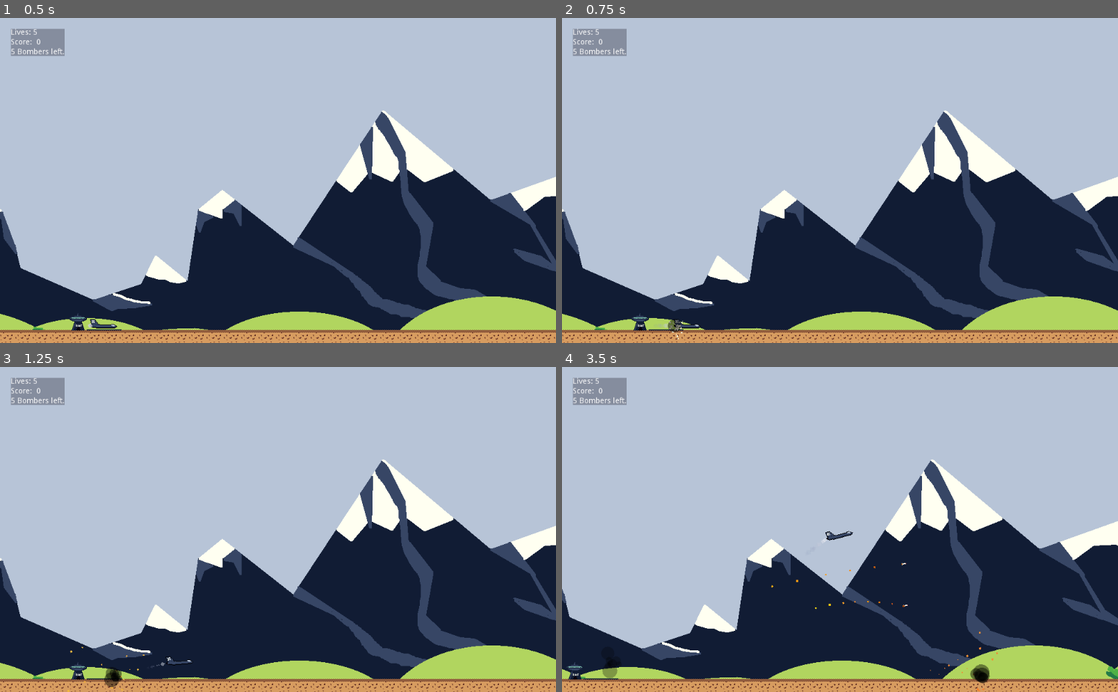
Above: before the commit, frames 1-4 (two rows, left to right).
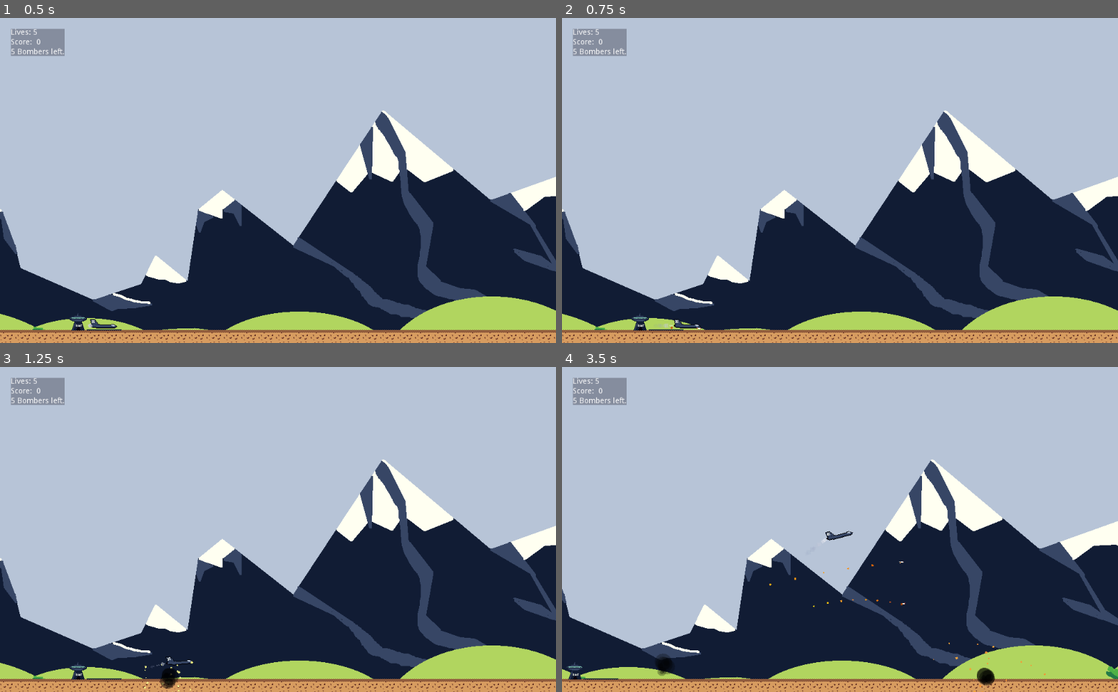
Above: after the commit, the same moments.

Repository: timbo-nz/jj2035
Game: Godot game, scene res://scenes/levels/Level2.tscn
Same seed, same stepped clock (60 frames per second), same inputs: the game is played once before the commit and once after it. This scene is started directly instead of the project's main scene.
Inputs:
- Up to frame 1 (0.5 s): no input
- Up to frame 2 (0.75 s): tap Enter at 0.5 s; hold D (right) from 0.53 s (still down); tap Space (shoot) at 0.6 s
- Up to frame 3 (1.25 s): keep holding D (right); tap W (up) at 0.77 s
- Up to frame 4 (3.5 s): tap Space (shoot) at 1.35, 2.1, 2.85 s; tap W (up) at 1.52, 3.02 s; release D (right) at 2.03 s; hold A (left) 2.03-2.78 s; hold D (right) from 2.78 s (still down)

Frame 1 is identical in both runs. In frame 2, less than 0.1% of the frame differs, in the area x 19-25%, y 92-99%; in frame 3, 0.3%; in frame 4, 0.6%, in the area x 7-87%, y 59-100%.

Commit message:
add sfx to bombs, missiles, fix tank death state checking

Diff:
--- a/scenes/enemies/Bomber.tscn
+++ b/scenes/enemies/Bomber.tscn
@@ -46,7 +46,6 @@
 
 [node name="shotTimer" type="Timer" parent="."]
 wait_time = 5.0
-autostart = true
 
 [node name="AudioStreamPlayer2D" type="AudioStreamPlayer2D" parent="."]
 stream = ExtResource( 10 )
--- a/scenes/enemies/Enemy_Jet.tscn
+++ b/scenes/enemies/Enemy_Jet.tscn
@@ -50,7 +50,6 @@
 
 [node name="shotTimer" type="Timer" parent="."]
 wait_time = 2.0
-autostart = true
 
 [node name="Engine" type="AudioStreamPlayer2D" parent="."]
 stream = ExtResource( 4 )
--- a/scenes/enemies/enemyTank.tscn
+++ b/scenes/enemies/enemyTank.tscn
@@ -24,6 +24,7 @@
 [node name="AnimatedSprite" type="AnimatedSprite" parent="."]
 scale = Vector2( 2, 2 )
 frames = SubResource( 1 )
+frame = 1
 playing = true
 
 [node name="smokeParticlesPos" parent="AnimatedSprite" instance=ExtResource( 5 )]
@@ -46,6 +47,5 @@
 [node name="Explosion" type="AudioStreamPlayer2D" parent="."]
 stream = ExtResource( 7 )
 volume_db = -12.0
-autoplay = true
 max_distance = 500.0
 [connection signal="timeout" from="shotTimer" to="." method="_on_shotTimer_timeout"]
--- a/scenes/levels/Level3.tscn
+++ b/scenes/levels/Level3.tscn
@@ -6,8 +6,6 @@
 [ext_resource path="res://scenes/TileMap.tscn" type="PackedScene" id=4]
 [ext_resource path="res://scenes/Base.tscn" type="PackedScene" id=5]
 [ext_resource path="res://scenes/enemies/eWalker.tscn" type="PackedScene" id=6]
-
-
 
 [node name="Level3" type="Node"]
 script = ExtResource( 1 )
--- a/scenes/projectiles/pBomb.tscn
+++ b/scenes/projectiles/pBomb.tscn
@@ -1,7 +1,8 @@
-[gd_scene load_steps=3 format=2]
+[gd_scene load_steps=4 format=2]
 
 [ext_resource path="res://scripts/pBomb.gd" type="Script" id=1]
 [ext_resource path="res://sprites/projectiles/projectile_3.png" type="Texture" id=2]
+[ext_resource path="res://sfx/Howitzer,M101,C3,105 mm,Distant,Right Side,Shot,Explode,Crack,Sweetener.wav" type="AudioStream" id=3]
 
 [node name="Bomb" type="RigidBody2D"]
 collision_layer = 2
@@ -15,4 +16,8 @@
 
 [node name="Sprite" type="Sprite" parent="."]
 texture = ExtResource( 2 )
+
+[node name="Explosion" type="AudioStreamPlayer" parent="."]
+stream = ExtResource( 3 )
+volume_db = -12.0
 [connection signal="body_entered" from="." to="." method="_on_Bomb_body_entered"]
--- a/scenes/projectiles/pMissile.tscn
+++ b/scenes/projectiles/pMissile.tscn
@@ -1,8 +1,8 @@
-[gd_scene load_steps=7 format=2]
+[gd_scene load_steps=8 format=2]
 
 [ext_resource path="res://scripts/pMissile.gd" type="Script" id=1]
 [ext_resource path="res://sprites/projectiles/projectile_0.png" type="Texture" id=2]
-
+[ext_resource path="res://sfx/Howitzer,M101,C3,105 mm,Distant,Right Side,Shot,Explode,Crack,Sweetener.wav" type="AudioStream" id=3]
 
 [sub_resource type="Gradient" id=1]
 offsets = PoolRealArray( 0, 0.474074, 1 )
@@ -39,22 +39,23 @@
 
 [node name="Sprite" type="Sprite" parent="."]
 texture = ExtResource( 2 )
-centered = false
 
 [node name="smokeParticles" type="Particles2D" parent="Sprite"]
-position = Vector2( 0, 4 )
+position = Vector2( -3, 0 )
 rotation = -3.14159
 local_coords = false
 process_material = SubResource( 3 )
 
-[node name="CollisionShape2D" type="CollisionShape2D" parent="."]
-position = Vector2( 4, 4 )
+[node name="Hitbox" type="CollisionShape2D" parent="."]
 shape = SubResource( 4 )
 
 [node name="fuze" type="Timer" parent="."]
 wait_time = 1.5
 one_shot = true
 autostart = true
+
+[node name="Explosion" type="AudioStreamPlayer2D" parent="."]
+stream = ExtResource( 3 )
+volume_db = -12.0
 [connection signal="body_entered" from="." to="." method="_on_Missile_body_entered"]
-[connection signal="body_shape_entered" from="." to="." method="_on_Missile_body_shape_entered"]
 [connection signal="timeout" from="fuze" to="." method="_on_fuze_timeout"]
--- a/scripts/Bomber.gd
+++ b/scripts/Bomber.gd
@@ -24,6 +24,9 @@
 func _ready():
 	var pitchScale = rand_range(0.85, 1.2)
 	$AudioStreamPlayer2D.set_pitch_scale(pitchScale)
+	var waitTime = rand_range(2, 6)
+	$shotTimer.set_wait_time(waitTime)
+	$shotTimer.start()
 
 func hit_by_projectile():
 	_crash_plane()
--- a/scripts/Enemy_Jet.gd
+++ b/scripts/Enemy_Jet.gd
@@ -26,6 +26,10 @@
 func _ready():
 	var pitchScale = rand_range(0.85, 1.2)
 	$Engine.set_pitch_scale(pitchScale)
+	var waitTime = rand_range(1, 4)
+	$shotTimer.set_wait_time(waitTime)
+	$shotTimer.start()
+
 
 
 # Called every frame. 'delta' is the elapsed time since the previous frame.
@@ -44,9 +48,6 @@
 		self.linear_velocity = Vector2(rand_range(min_speed, max_speed), 0)
 	if(self.position.x > 6000):
 		self.linear_velocity =  Vector2(rand_range(min_speed, max_speed) * -1, 0)
-
-	if STATE == STATE_EXPLODED && !$Explosion.playing:
-		queue_free()
 
 func hit_by_projectile():
 	_crash_plane()
@@ -76,6 +77,8 @@
 
 	if STATE == STATE_KILLED:
 		_explode()
+	elif STATE == STATE_EXPLODED && !$Explosion.playing:
+		queue_free()
 	else:
 		_crash_plane()
 
@@ -84,7 +87,8 @@
 	var explosionParticles = preload("res://scenes/particles/explosion_particles.tscn").instance()
 	explosionParticles.position = self.global_position
 	get_parent().add_child(explosionParticles)
-	$Explosion.play()
+	if !$Explosion.playing:
+		$Explosion.play()
 
 func _crash_plane():
 	$Explosion.play()
--- a/scripts/enemyTank.gd
+++ b/scripts/enemyTank.gd
@@ -39,6 +39,10 @@
 
 func hit_by_projectile():
 	STATE = STATE_KILLED
+	emit_signal("minus_enemy_count", TYPE)
+	remove_child($Hitbox)
+	sprite.visible = false
+	$Engine.stop()
 	$Explosion.play()
 	var explosionParticles = preload("res://scenes/particles/explosion_particles.tscn").instance()
 	explosionParticles.position = self.global_position
@@ -58,14 +62,8 @@
 		$Hitbox.scale.x = 2 * DIRECTION
 		linear_vel.x = speed * DIRECTION
 
-	if STATE == STATE_KILLED:
-		emit_signal("minus_enemy_count", TYPE)
-		sprite.visible = false
-		$Engine.stop()
-		remove_child($Hitbox)
-		if !$Explosion.playing:
-			queue_free()
-
+	if STATE == STATE_KILLED && !$Explosion.playing:
+		queue_free()
 
 func _on_shotTimer_timeout():
 		var shot = projectile.instance()
--- a/scripts/pBomb.gd
+++ b/scripts/pBomb.gd
@@ -4,19 +4,28 @@
 # var a = 2
 # var b = "text"
 
+var STATE = "READY"
+var STATE_EXPLODED = "STATE_EXPLODED"
+
 # Called when the node enters the scene tree for the first time.
 func _ready():
+	var pitchScale = rand_range(0.2, 0.6)
+	$Explosion.set_pitch_scale(pitchScale)
 	pass # Replace with function body.
 
 # Called every frame. 'delta' is the elapsed time since the previous frame.
-#func _process(delta):
-#	pass
+func _process(delta):
+	if STATE == STATE_EXPLODED && !$Explosion.playing:
+		queue_free()
 
 
 func _on_Bomb_body_entered(body):
+	STATE = STATE_EXPLODED
+	$Explosion.play()
+	remove_child($Hitbox)
+	$Sprite.visible = false
 	if body.has_method("hit_by_projectile"):
 		body.call("hit_by_projectile")
 	var explosionParticles = preload("res://scenes/particles/explosion_particles.tscn").instance()
 	explosionParticles.position = self.global_position
 	get_parent().add_child(explosionParticles)
-	queue_free()
--- a/scripts/pMissile.gd
+++ b/scripts/pMissile.gd
@@ -3,30 +3,43 @@
 # Declare member variables here. Examples:
 # var a = 2
 # var b = "text"
+var STATE = "READY"
+var STATE_EXPLODED = "STATE_EXPLODED"
 
 # Called when the node enters the scene tree for the first time.
 func _ready():
 	$Sprite/smokeParticles.emitting = true
+	var pitchScale = rand_range(1.2, 1.5)
+	$Explosion.set_pitch_scale(pitchScale)
+	pass # Replace with function body.
 
 # Called every frame. 'delta' is the elapsed time since the previous frame.
 func _process(delta):
+	if STATE == STATE_EXPLODED && !$Explosion.playing:
+		print("removing")
+		queue_free()
 	if self.position.x > 6000:
 		self.position.x = 0
 	if self.position.x < 0:
 		self.position.x = 6000
+
 #	pass
 
 func _on_fuze_timeout():
-	_explode()
+	if STATE != STATE_EXPLODED:
+		_explode()
 
 func _on_Missile_body_entered(body):
+	_explode()
 	if body.has_method("hit_by_projectile"):
 		body.call("hit_by_projectile")
-	_explode()
 
 
 func _explode():
+	STATE = STATE_EXPLODED
+	$Explosion.play()
+	remove_child($Hitbox)
+	$Sprite.visible = false
 	var explosionParticles = preload("res://scenes/particles/explosion_particles.tscn").instance()
 	explosionParticles.position = self.global_position
 	get_parent().add_child(explosionParticles)
-	queue_free()
